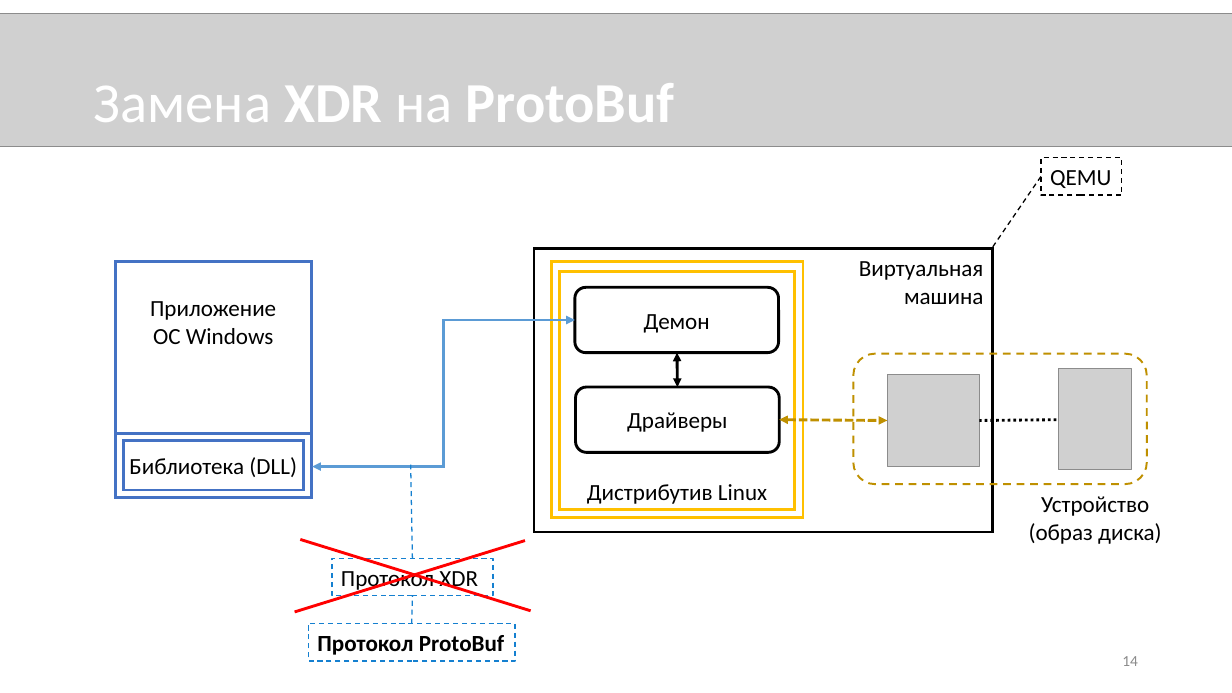
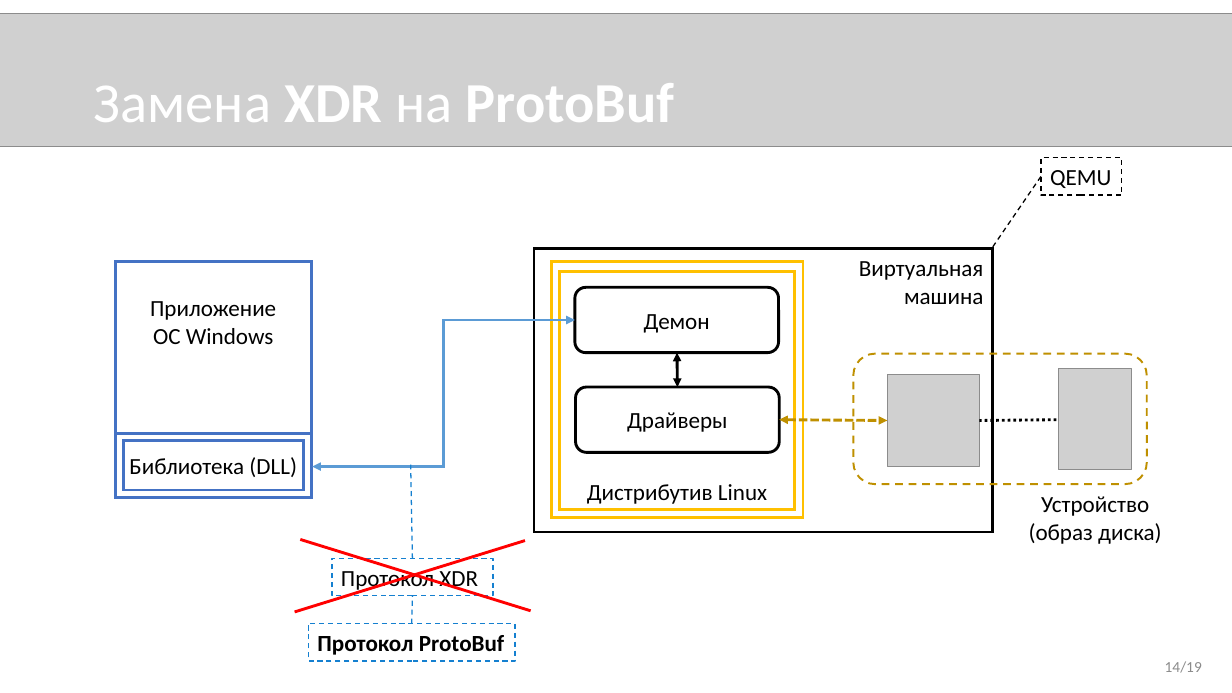
Before and after one commit to novokrest/master-thesis, a slide deck: slide 14 of presentation.pptx. Drawn at 1232x693 pixels with LibreOffice and Linux fonts; fonts in the diff are those of the drawing; grey boxes stand for pictures. Boxes give left, top, right and bottom in pixels: in the first picture for what was removed or moved away, otherwise in the second. Text is boxed around its words. In the diff, an @@ line names an element or a change of style, - is before the commit and + after.

```diff
--- a/presentation.pptx
+++ b/presentation.pptx
@@ text at bbox=[1165, 661, 1202, 673]: text changed @@
-14
+14/19
```
Also in this commit, not shown: 14 other slides changed, 1 slide added, 2 other files.
